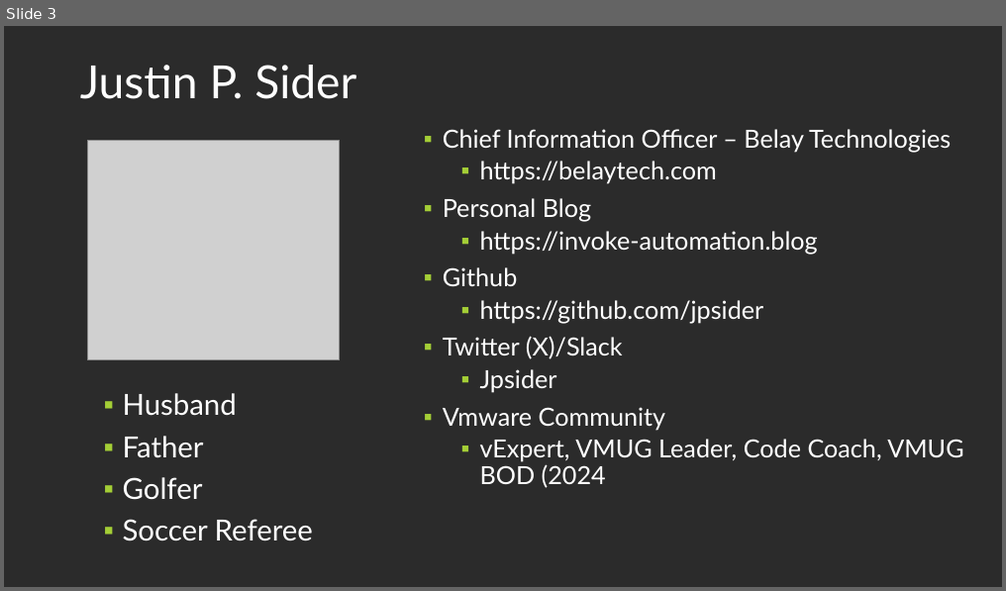
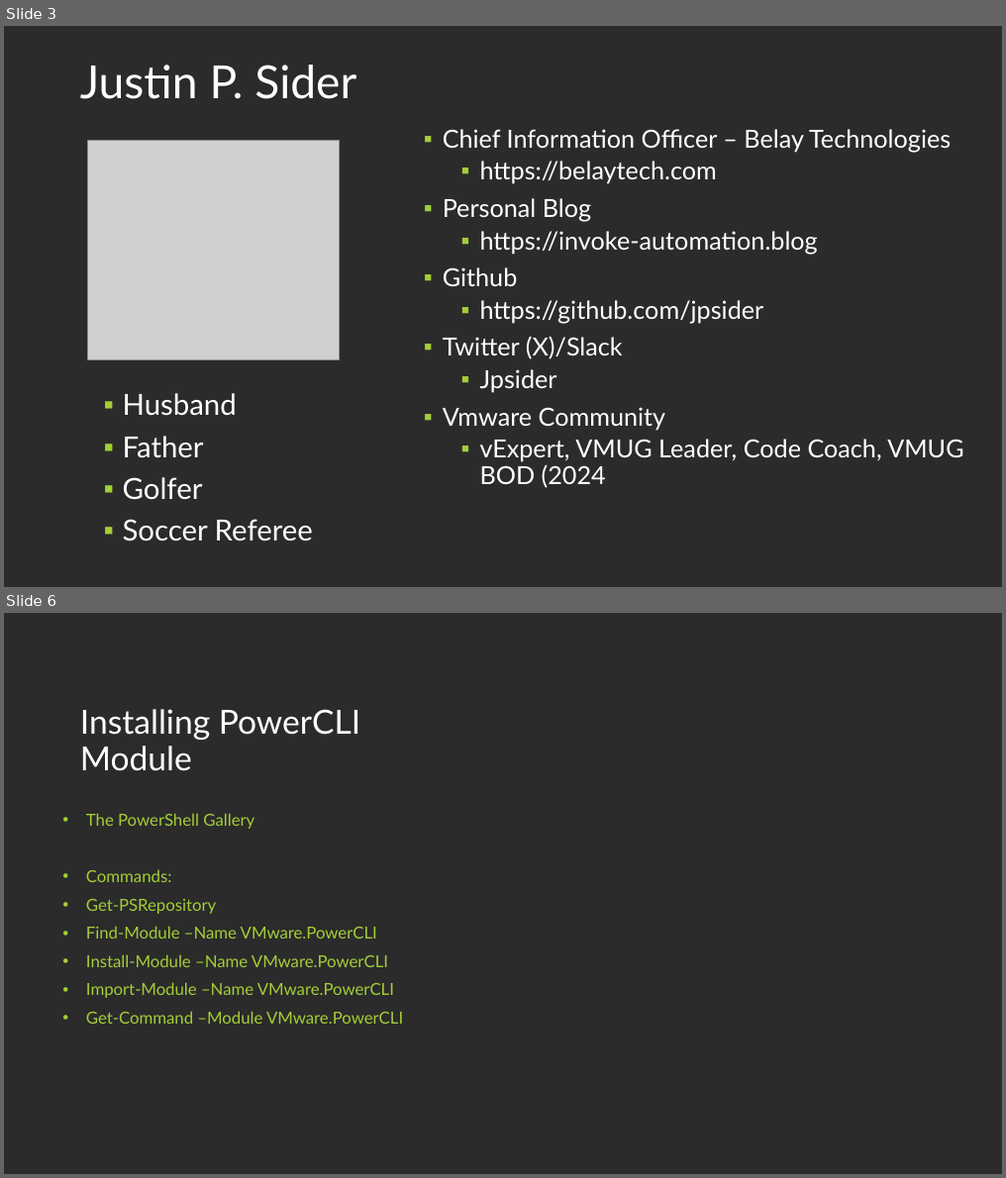
Before and after one commit to jpsider/Invoke-Automation, a slide deck: Powercli/PDX_VMUG_2023/UserCon-PPT-2023.pptx. Shown one above the other, each under a label of ours: slide 3 before the commit, slides 3 and 6 after it; the slides between them are not shown. The pictures are 1006x591 and 1006x1178 pixels, drawn with LibreOffice and Linux fonts; fonts in the diff are those of the drawing; grey boxes stand for pictures; background and template pictures are left out; a plain dark background stands for a picture behind light text. Boxes give left, top, right and bottom in pixels: in the first picture for what was removed or moved away, otherwise in the second. Text is boxed around its words. In the diff, an @@ line names an element or a change of style, - is before the commit and + after.

```diff
--- a/Powercli/PDX_VMUG_2023/UserCon-PPT-2023.pptx
+++ b/Powercli/PDX_VMUG_2023/UserCon-PPT-2023.pptx
@@ slide 6 added at (x1=4, y1=613, x2=1002, y2=1174), background picture (left out) @@
@@ title added at (x1=80, y1=709, x2=360, y2=771), 32 pt, text #FFFFFF @@
+Installing PowerCLI Module
@@ text added at (x1=86, y1=813, x2=403, y2=1024), 16 pt, text #A3CE36 @@
+• The PowerShell Gallery
+• Commands:
+• Get-PSRepository
+• Find-Module –Name VMware.PowerCLI
+• Install-Module –Name VMware.PowerCLI
+• Import-Module –Name VMware.PowerCLI
+• Get-Command –Module VMware.PowerCLI
```
Also in this commit, not shown: 1 slide changed, 11 other slides added, 4 slides removed, 1 other file.
